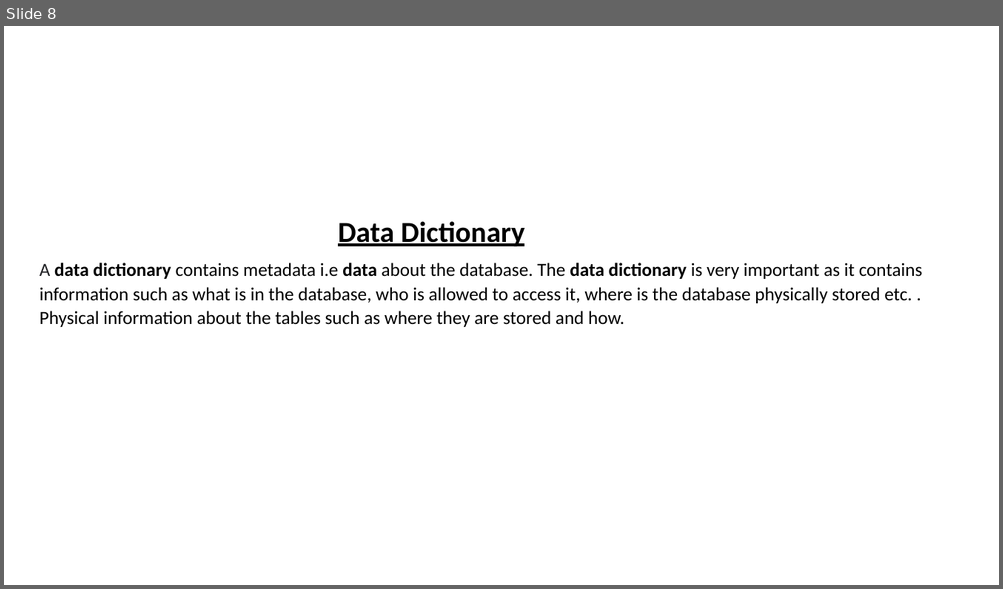
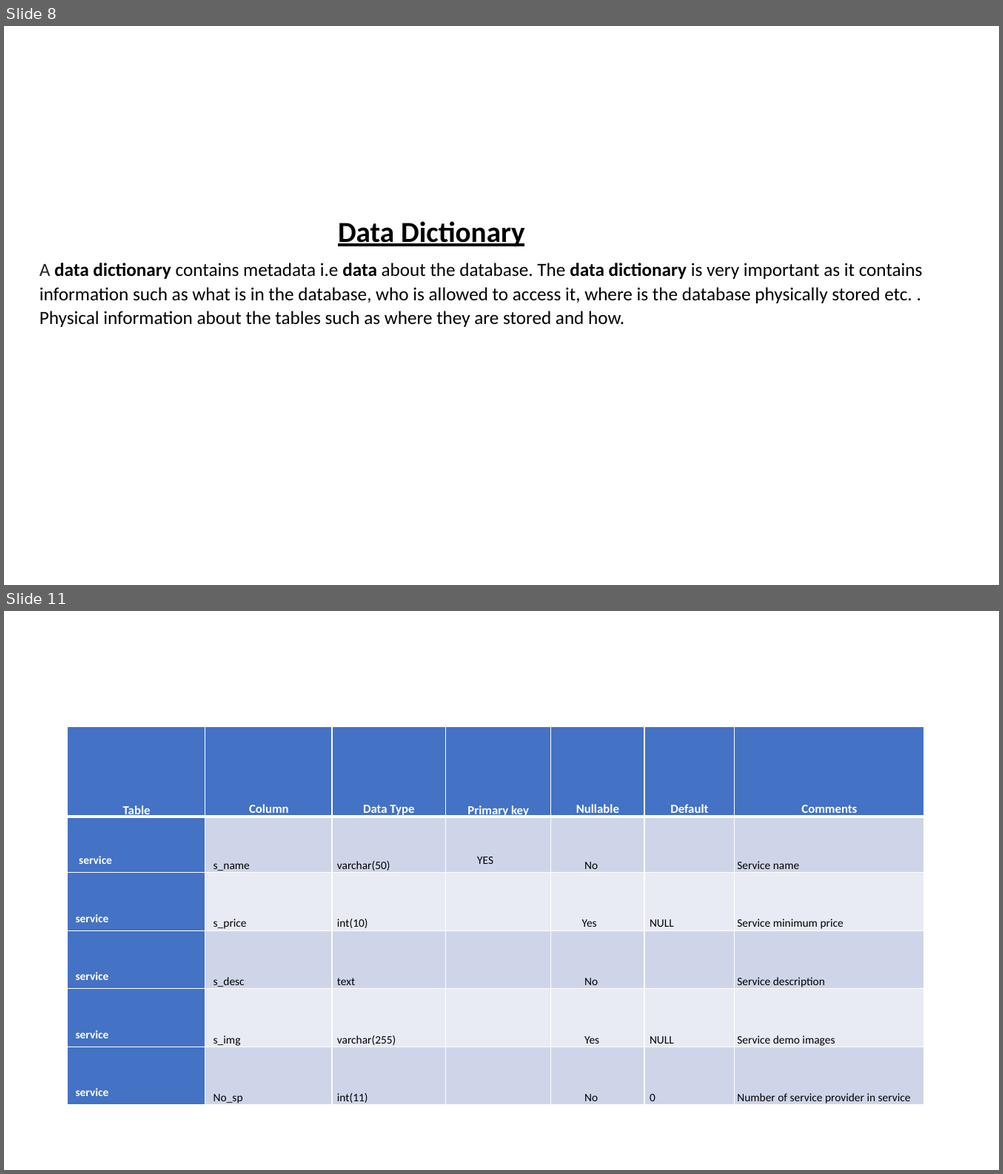
Before and after one commit to debopriyodjghosh/urbanclap, a slide deck: Design Doc/Design document.pptx. Shown one above the other, each under a label of ours: slide 8 before the commit, slides 8 and 11 after it; the slides between them are not shown. The pictures are 1003x589 and 1003x1174 pixels, drawn with LibreOffice and Linux fonts; fonts in the diff are those of the drawing. Boxes give left, top, right and bottom in pixels: in the first picture for what was removed or moved away, otherwise in the second. Text is boxed around its words. In the diff, an @@ line names an element or a change of style, - is before the commit and + after.

```diff
--- a/Design Doc/Design document.pptx
+++ b/Design Doc/Design document.pptx
@@ slide 11 added at (4,611,999,1170), background #FFFFFF @@
@@ table added at (68,727,925,1108), 6 rows, 7 columns @@
+Table | Column | Data Type | Primary key | Nullable | Default | Comments
+service | s_name | varchar(50) | YES | No |  | Service name
+service | s_price | int(10) |  | Yes | NULL | Service minimum price
+service | s_desc | text |  | No |  | Service description
+service | s_img | varchar(255) |  | Yes | NULL | Service demo images
+service | No_sp | int(11) |  | No | 0 | Number of service provider in service
```
Also in this commit, not shown: 5 other slides added, 2 slides removed, 1 other file.
